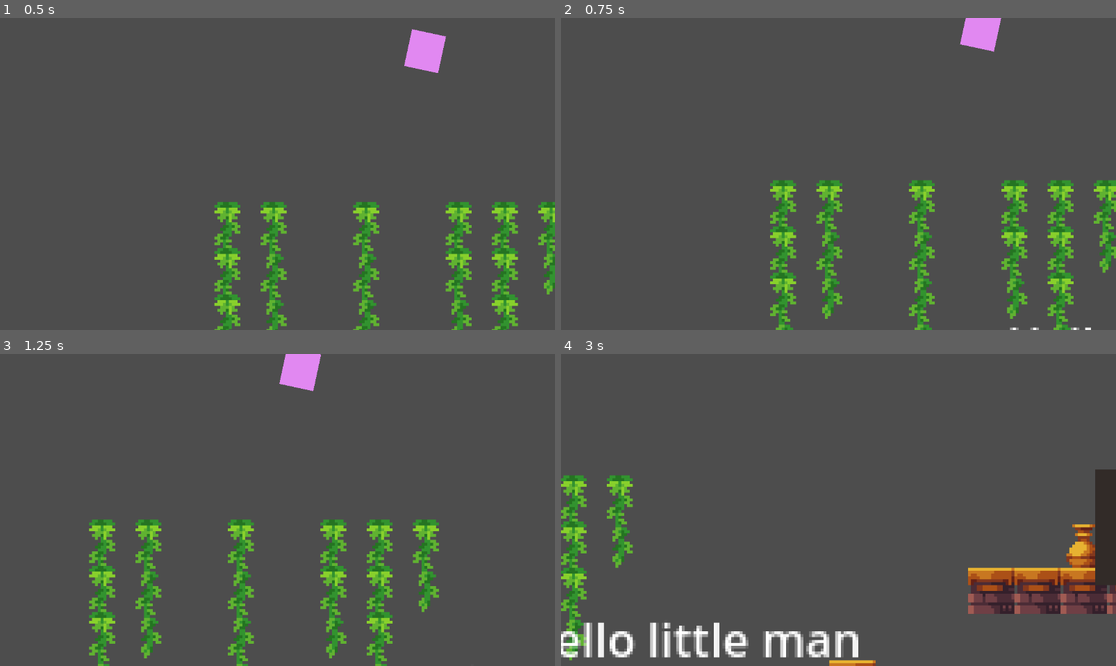
Above: before the commit, frames 1-4 (two rows, left to right).
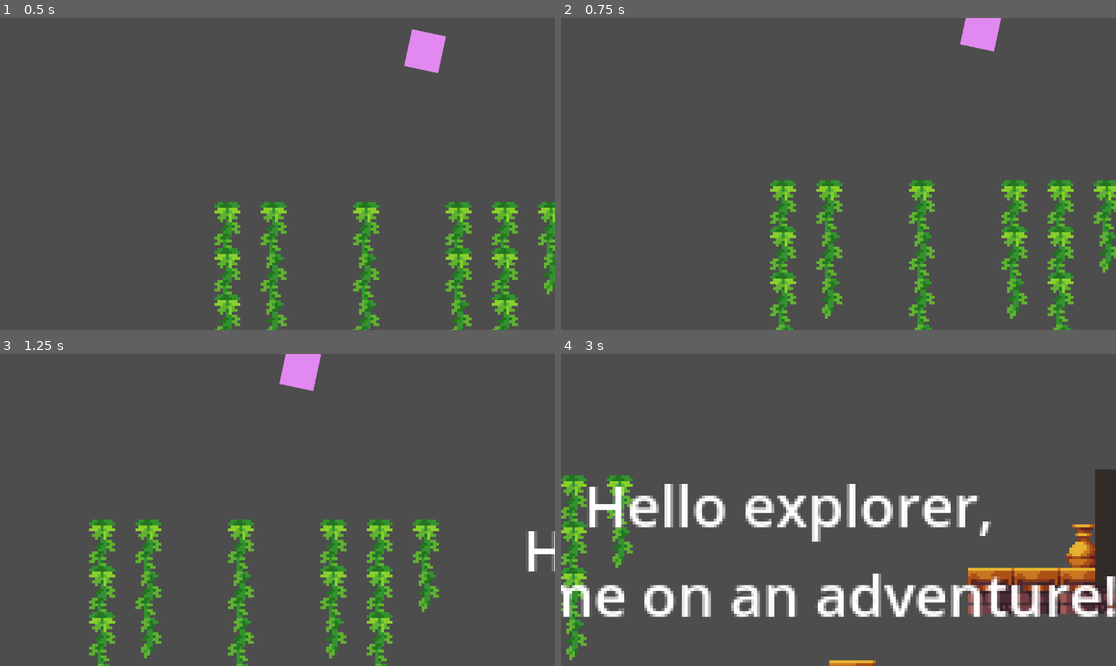
Above: after the commit, the same moments.

Repository: The-E21/TempleExploreDurhack24
Game: Godot game, scene res://Testing/TestAn.tscn
Two runs of this game, one before a commit and one after it. Both use one fixed random seed, a clock stepped at 60 frames per second and the inputs below. This scene is started directly instead of the project's main scene. The engine's default icon, where the game draws it, is replaced by a stand-in: a white triangle on a blue panel in a dark square.
Inputs:
- Up to frame 1 (0.5 s): no input
- Up to frame 2 (0.75 s): hold D (move_right) from 0.53 s (still down); hold E (interact) from 0.53 s (still down)
- Up to frame 3 (1.25 s): keep holding D (move_right); keep holding E (interact); tap Space (jump) at 0.77 s
- Up to frame 4 (3 s): release E (interact) at 1.28 s; tap E (interact) at 1.35, 2.85 s; tap Space (jump) at 1.52 s; release D (move_right) at 2.03 s; hold A (move_left) 2.03-2.78 s; hold E (interact) 2.03-2.78 s; hold D (move_right) from 2.78 s (still down)

Frame 1 is identical in both runs. In frame 2, less than 0.1% of the frame differs, in the area x 80-96%, y 99-100%; in frame 3, 0.3%; in frame 4, 13%, in the area x 0-100%, y 41-98%.

Commit message:
created text animation triggered when player reaches sign

Diff:
--- a/Testing/TestAn.tscn
+++ b/Testing/TestAn.tscn
@@ -1,9 +1,10 @@
-[gd_scene load_steps=8 format=4 uid="uid://ywkja5y3451g"]
+[gd_scene load_steps=13 format=4 uid="uid://ce3utqg0mnff7"]
 
 [ext_resource type="Texture2D" uid="uid://cmjfqsloifams" path="res://Assets/icon.svg" id="1_yhfm8"]
 [ext_resource type="PackedScene" uid="uid://cmvm3tmon2yir" path="res://Scenes/player.tscn" id="2_dwvlq"]
 [ext_resource type="Texture2D" uid="uid://cjubs0d2im85g" path="res://Assets/Legacy_Adventure_Pack_TEMPLE/Final/Assets/Assets.png" id="3_prws0"]
-[ext_resource type="PackedScene" uid="uid://cdg5ibm0welvx" path="res://Scenes/key.tscn" id="4_on2d0"]
+[ext_resource type="PackedScene" uid="uid://cefj51svkauch" path="res://Scenes/key.tscn" id="4_on2d0"]
+[ext_resource type="Script" path="res://Testing/animate_text.gd" id="5_h8kqn"]
 
 [sub_resource type="RectangleShape2D" id="RectangleShape2D_5pcj6"]
 size = Vector2(1082.34, 69.1071)
@@ -181,6 +182,45 @@
 physics_layer_0/collision_layer = 1
 sources/0 = SubResource("TileSetAtlasSource_p1ixa")
 
+[sub_resource type="Animation" id="Animation_buoxw"]
+resource_name = "text_show"
+tracks/0/type = "value"
+tracks/0/imported = false
+tracks/0/enabled = true
+tracks/0/path = NodePath("Label:visible_ratio")
+tracks/0/interp = 1
+tracks/0/loop_wrap = true
+tracks/0/keys = {
+"times": PackedFloat32Array(0, 0.6, 1),
+"transitions": PackedFloat32Array(1, 1, 1),
+"update": 0,
+"values": [0.0, 0.51, 1.0]
+}
+
+[sub_resource type="Animation" id="Animation_j43ad"]
+length = 0.001
+tracks/0/type = "value"
+tracks/0/imported = false
+tracks/0/enabled = true
+tracks/0/path = NodePath("Label:visible_ratio")
+tracks/0/interp = 1
+tracks/0/loop_wrap = true
+tracks/0/keys = {
+"times": PackedFloat32Array(0),
+"transitions": PackedFloat32Array(1),
+"update": 0,
+"values": [1.0]
+}
+
+[sub_resource type="AnimationLibrary" id="AnimationLibrary_o22nb"]
+_data = {
+"RESET": SubResource("Animation_j43ad"),
+"text_show": SubResource("Animation_buoxw")
+}
+
+[sub_resource type="RectangleShape2D" id="RectangleShape2D_vm2ey"]
+size = Vector2(20, 376)
+
 [node name="TempleScene" type="Node2D"]
 
 [node name="StaticBody2D" type="StaticBody2D" parent="."]
@@ -211,7 +251,7 @@
 [node name="Player" parent="." instance=ExtResource("2_dwvlq")]
 position = Vector2(367, 466)
 
-[node name="Camera2D" type="Camera2D" parent="Player"]
+[node name="Camera2D2" type="Camera2D" parent="Player"]
 offset = Vector2(0, -60)
 zoom = Vector2(6, 6)
 position_smoothing_enabled = true
@@ -228,14 +268,6 @@
 position = Vector2(684, 450)
 collision_layer = 2
 
-[node name="Label" type="Label" parent="."]
-offset_left = 425.0
-offset_top = 477.0
-offset_right = 544.0
-offset_bottom = 500.0
-text = "Hello little man"
-horizontal_alignment = 1
-
 [node name="Crate" type="RigidBody2D" parent="." groups=["Crates"]]
 position = Vector2(34, -9)
 metadata/_edit_group_ = true
@@ -251,4 +283,30 @@
 position = Vector2(377, 498.5)
 shape = SubResource("RectangleShape2D_5pcj6")
 
+[node name="AnimateText" type="Node2D" parent="."]
+script = ExtResource("5_h8kqn")
+
+[node name="Label" type="Label" parent="AnimateText"]
+offset_left = 402.0
+offset_top = 428.0
+offset_right = 635.0
+offset_bottom = 498.0
+theme_override_font_sizes/font_size = 20
+text = "Hello explorer,
+ come on an adventure!"
+horizontal_alignment = 1
+
+[node name="AnimationPlayer" type="AnimationPlayer" parent="AnimateText"]
+libraries = {
+"": SubResource("AnimationLibrary_o22nb")
+}
+
+[node name="Area2D" type="Area2D" parent="AnimateText"]
+collision_layer = 4
+collision_mask = 2
+
+[node name="CollisionShape2D" type="CollisionShape2D" parent="AnimateText/Area2D"]
+position = Vector2(493, 337)
+shape = SubResource("RectangleShape2D_vm2ey")
+
 [connection signal="pick_key" from="Key" to="Player" method="_on_key_pick_key"]
--- /dev/null
+++ b/Testing/animate_text.gd
@@ -0,0 +1,11 @@
+extends Node2D
+
+
+# Called when the node enters the scene tree for the first time.
+func _ready() -> void:
+	$Area2D.connect("body_entered", Callable(self, "play_animation"))
+	$Label.visible = false
+func play_animation(body):
+	$Area2D.disconnect("body_entered", Callable(self, "play_animation"))
+	$Label.visible = true
+	$AnimationPlayer.play('text_show')
--- /dev/null
+++ b/Testing/panel.gd
@@ -0,0 +1,11 @@
+extends Panel
+
+
+# Called when the node enters the scene tree for the first time.
+func _ready() -> void:
+	pass # Replace with function body.
+
+
+# Called every frame. 'delta' is the elapsed time since the previous frame.
+func _process(delta: float) -> void:
+	pass
--- /dev/null
+++ b/textbox.gd
@@ -0,0 +1,11 @@
+extends Node
+
+
+# Called when the node enters the scene tree for the first time.
+func _ready() -> void:
+	pass # Replace with function body.
+
+
+# Called every frame. 'delta' is the elapsed time since the previous frame.
+func _process(delta: float) -> void:
+	pass
Empty file added: Testing/textbox.gd
